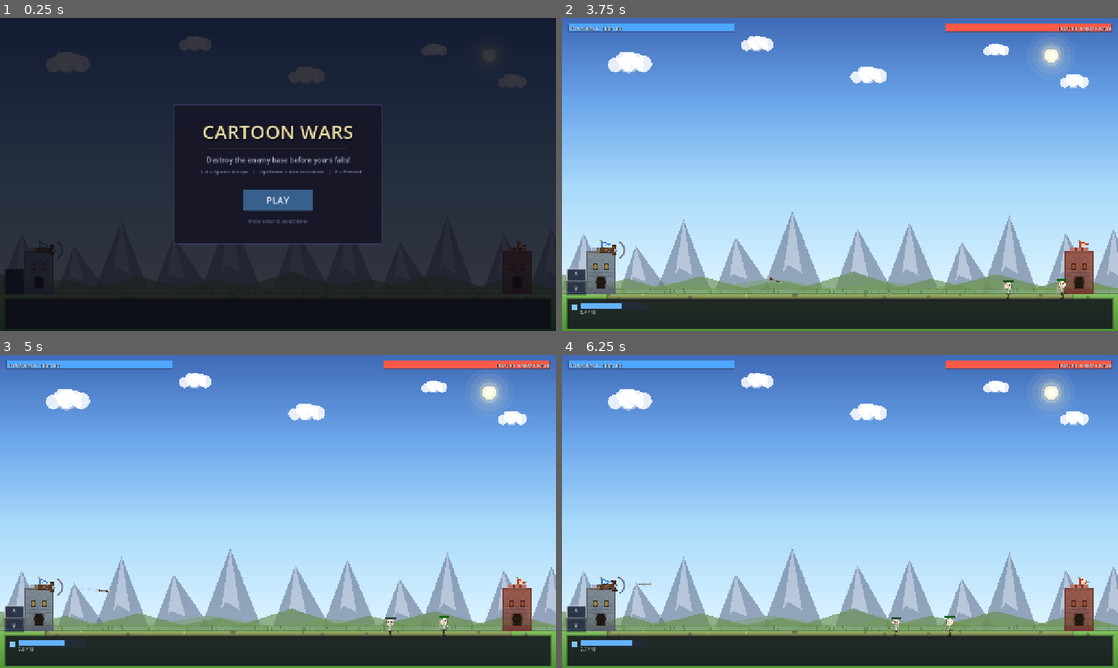
Above: before the commit, frames 1-4 (two rows, left to right).
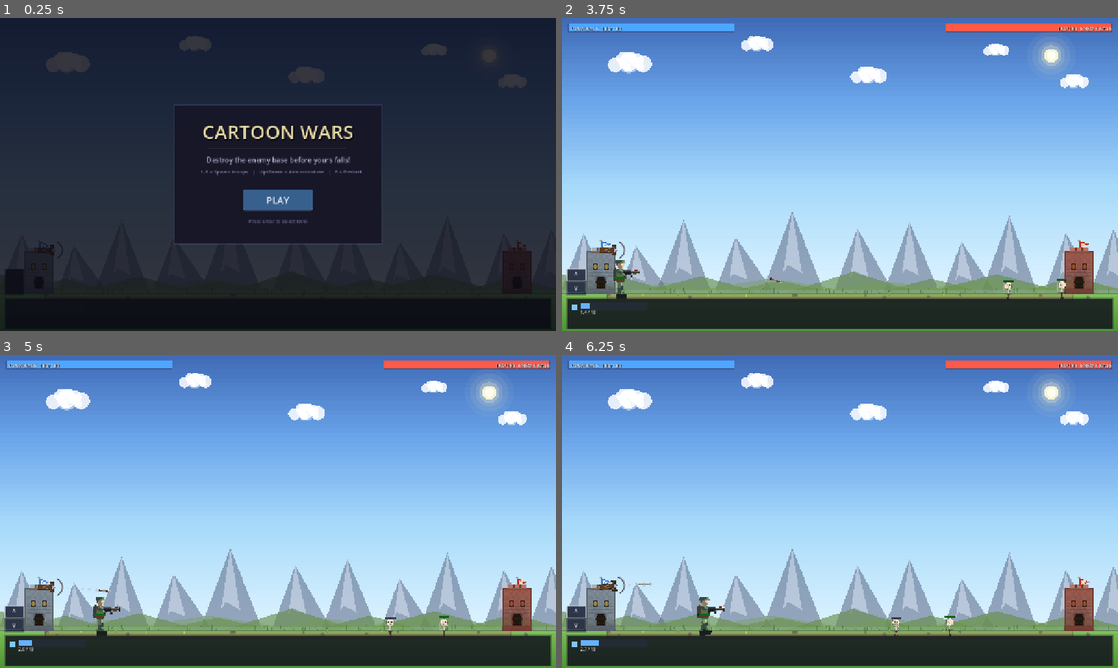
Above: after the commit, the same moments.

Repository: Caspian-X/cartoon-wars
Game: Godot game, scene res://scenes/main.tscn
Same seed, same stepped clock (60 frames per second), same inputs: the game is played once before the commit and once after it.
Inputs (mouse positions are in pixels of both pictures, inside the frame that each line leads up to):
- Up to frame 1 (0.25 s): no input
- Up to frame 2 (3.75 s): click "PLAY" at 0.5 s; click "The Beginning Repel the enemy…" at 1.25 s; click "^" at 2 s; click "v" at 2.75 s; tap Enter at 3.5 s; move the mouse to (962, 158) at 3.52 s; hold Up from 3.53 s (still down); tap 5 at 3.6 s; click (962, 158) at 3.67 s
- Up to frame 3 (5 s): release Up at 4.25 s; drag from (166, 527) to (250, 574) at 4.27 s
- Up to frame 4 (6.25 s): move the mouse to (895, 442) at 5.02 s; hold Up 5.03-5.75 s; tap Enter at 5.1 s; tap 5 at 5.3 s; drag from (812, 574) to (673, 464) at 5.77 s

The runs differ from the first frame. In frame 1, less than 0.1% of the frame differs, in the area x 37-38%, y 48-50%; in frame 2, 0.4%; in frame 3, 0.4%, in the area x 3-81%, y 77-95%; in frame 4, 0.4%.

Commit message:
moved around a bunch of stuff

Diff:
--- /dev/null
+++ b/scenes/units/soldier_flamethrower_model.tscn
@@ -0,0 +1,11 @@
+[gd_scene load_steps=2 format=3]
+
+[ext_resource type="PackedScene" path="res://assets/models/characters/soldier_flamethrower.glb" id="1_model"]
+
+[node name="SoldierFlamethrowerModel" type="Node3D"]
+
+[node name="Model" parent="." instance=ExtResource("1_model")]
+
+[node name="Camera" type="Camera3D" parent="."]
+projection = 1
+size = 4.1
--- a/scripts/game.gd
+++ b/scripts/game.gd
@@ -52,6 +52,12 @@
 		"atk_interval": 1.4, "range": 0.024, "speed": 0.05, "weapon": "melee",
 		"scale": 0.17, "foot_offset": 0.93,
 		"sprite_path": "res://assets/sprites/broadsword.png",
+	},
+	{
+		"key": "soldier_flamethrower", "name": "Flamer", "cost": 5, "hp": 48.0, "dmg": 14.0,
+		"atk_interval": 0.65, "range": 0.10, "speed": 0.075, "weapon": "flame",
+		"aoe_range": 0.065, "scale": 0.15, "foot_offset": 0.93,
+		"model_path": "res://assets/models/characters/soldier_flamethrower.glb",
 	},
 ]
 
@@ -227,6 +233,8 @@
 
 		if target or target_is_base:
 			troop.state = "attack"
+			if String(d.get("weapon", "melee")) == "flame":
+				_spawn_flame_particles(troop)
 			troop.atk_timer -= dt
 			if troop.atk_timer <= 0.0:
 				troop.atk_timer = float(d.get("atk_interval", 1.0))
@@ -234,6 +242,8 @@
 					var weapon: String = String(d.get("weapon", "melee"))
 					if weapon == "bow" or weapon == "magic":
 						_spawn_projectile(troop, target, d)
+					elif weapon == "flame":
+						_damage_flame_area(troop, target, d)
 					else:
 						target.take_damage(float(d.get("dmg", 5.0)))
 						_spawn_hit_particles(target, false)
@@ -338,6 +348,22 @@
 		_particles.spawn(troop.position.x, troop.position.y - 16.0, Color(1.0, 0.84, 0.31), 4, 8.0)
 
 
+func _spawn_flame_particles(troop: Troop) -> void:
+	var facing := 1.0 if troop.side == "player" else -1.0
+	_particles.spawn_flame(troop.position + Vector2(24.0 * facing, -25.0), facing, 2)
+
+
+func _damage_flame_area(attacker: Troop, primary: Troop, d: Dictionary) -> void:
+	var radius: float = float(d.get("aoe_range", 0.05))
+	var damage: float = float(d.get("dmg", 5.0))
+	for target in troops:
+		if not is_instance_valid(target) or not target.alive or target.side == attacker.side:
+			continue
+		if abs(target.frac - primary.frac) <= radius:
+			target.take_damage(damage)
+			_spawn_hit_particles(target, true, "flame")
+
+
 func _nearest_enemy(troop: Troop) -> Troop:
 	var best: Troop = null
 	var best_dist: float = INF
@@ -464,6 +490,7 @@
 			KEY_2: try_spawn(1)
 			KEY_3: try_spawn(2)
 			KEY_4: try_spawn(3)
+			KEY_5: try_spawn(4)
 			KEY_UP: _on_aim_changed(-0.05)
 			KEY_DOWN: _on_aim_changed(0.05)
 			KEY_R: start_game()
--- a/scripts/hud.gd
+++ b/scripts/hud.gd
@@ -146,6 +146,7 @@
 		Color(0.20, 0.60, 0.30),
 		Color(0.45, 0.25, 0.65),
 		Color(0.65, 0.18, 0.18),
+		Color(0.90, 0.38, 0.08),
 	]
 
 	for i in n:
@@ -285,7 +286,7 @@
 	panel.add_child(sub)
 
 	var controls := Label.new()
-	controls.text = "1-4 = Spawn troops   |   Up/Down = Aim crossbow   |   R = Restart"
+	controls.text = "1-5 = Spawn troops   |   Up/Down = Aim crossbow   |   R = Restart"
 	controls.position = Vector2(0.0, 145.0)
 	controls.size = Vector2(480.0, 24.0)
 	controls.horizontal_alignment = HORIZONTAL_ALIGNMENT_CENTER
--- a/scripts/particles.gd
+++ b/scripts/particles.gd
@@ -18,12 +18,33 @@
 		})
 
 
+func spawn_flame(origin: Vector2, facing: float, count: int = 2) -> void:
+	for i in count:
+		var life := randf_range(0.18, 0.34)
+		particles.append({
+			"x": origin.x,
+			"y": origin.y + randf_range(-2.5, 2.5),
+			"vx": randf_range(105.0, 175.0) * facing,
+			"vy": randf_range(-24.0, 18.0),
+			"life": life,
+			"max_life": life,
+			"color": Color(1.0, randf_range(0.22, 0.72), 0.04),
+			"size": randf_range(2.5, 5.5),
+			"flame": true,
+		})
+
+
 func update_particles(dt: float) -> void:
 	var keep: Array = []
 	for p in particles:
-		p["x"] = float(p["x"]) + float(p["vx"])
-		p["y"] = float(p["y"]) + float(p["vy"])
-		p["vy"] = float(p["vy"]) + 0.12
+		if bool(p.get("flame", false)):
+			p["x"] = float(p["x"]) + float(p["vx"]) * dt
+			p["y"] = float(p["y"]) + float(p["vy"]) * dt
+			p["vy"] = float(p["vy"]) - 18.0 * dt
+		else:
+			p["x"] = float(p["x"]) + float(p["vx"])
+			p["y"] = float(p["y"]) + float(p["vy"])
+			p["vy"] = float(p["vy"]) + 0.12
 		p["life"] = float(p["life"]) - dt
 		if float(p["life"]) > 0.0:
 			keep.append(p)
--- a/scripts/troop.gd
+++ b/scripts/troop.gd
@@ -1,5 +1,7 @@
 class_name Troop
 extends Node2D
+
+const FLAMETHROWER_MODEL := preload("res://scenes/units/soldier_flamethrower_model.tscn")
 
 var side: String = "player"
 var type_idx: int = 0
@@ -16,6 +18,10 @@
 
 var bg_bar: ColorRect
 var fill_bar: ColorRect
+var character_sprite: Sprite2D
+var character_model: Node3D
+var character_model_position: Vector3
+var animated_parts: Dictionary = {}
 
 
 func setup(p_side: String, p_type_idx: int, p_data: Dictionary) -> void:
@@ -31,6 +37,52 @@
 
 
 func _ready() -> void:
+	if String(data.get("key", "")) == "soldier_flamethrower":
+		var viewport := SubViewport.new()
+		viewport.size = Vector2i(256, 256)
+		viewport.transparent_bg = true
+		viewport.own_world_3d = true
+		viewport.world_3d = World3D.new()
+		viewport.render_target_update_mode = SubViewport.UPDATE_ALWAYS
+		add_child(viewport)
+		var environment := Environment.new()
+		environment.ambient_light_source = Environment.AMBIENT_SOURCE_COLOR
+		environment.ambient_light_color = Color(0.72, 0.78, 0.9)
+		environment.ambient_light_energy = 1.1
+		var world_environment := WorldEnvironment.new()
+		world_environment.environment = environment
+		viewport.add_child(world_environment)
+		var key_light := DirectionalLight3D.new()
+		key_light.rotation_degrees = Vector3(-42.0, -28.0, 0.0)
+		key_light.light_color = Color(1.0, 0.91, 0.78)
+		key_light.light_energy = 1.6
+		key_light.shadow_enabled = true
+		viewport.add_child(key_light)
+		var model_scene := FLAMETHROWER_MODEL.instantiate()
+		viewport.add_child(model_scene)
+		var model_camera := model_scene.get_node_or_null("Camera") as Camera3D
+		if model_camera:
+			model_camera.projection = Camera3D.PROJECTION_ORTHOGONAL
+			model_camera.size = 4.1
+			model_camera.position = Vector3(6.0, 1.65, 0.0)
+			model_camera.look_at_from_position(model_camera.position, Vector3(0.0, 1.55, 0.0), Vector3.UP)
+			model_camera.current = true
+		character_model = model_scene.get_node_or_null("Model/Soldier_Root") as Node3D
+		character_model_position = character_model.position
+		for part_name in [
+			"UpperLeg_L", "UpperLeg_R", "LowerLeg_L", "LowerLeg_R",
+			"KneePad_L", "KneePad_R", "Boot_L", "Boot_R", "Torso",
+			"Head", "Flamethrower_Root", "Hand_L", "Hand_R",
+		]:
+			var part := character_model.get_node_or_null(part_name) as Node3D
+			if part:
+				animated_parts[part_name] = {"node": part, "transform": part.transform}
+		character_sprite = Sprite2D.new()
+		character_sprite.texture = viewport.get_texture()
+		character_sprite.flip_h = side == "player"
+		character_sprite.position = Vector2(0.0, -31.0)
+		character_sprite.scale = Vector2(0.46, 0.46)
+		add_child(character_sprite)
 	bg_bar = ColorRect.new()
 	add_child(bg_bar)
 	fill_bar = ColorRect.new()
@@ -48,7 +100,79 @@
 	phase += dt * 10.0
 	if hit_flash > 0.0:
 		hit_flash -= dt
+	if character_sprite:
+		var bob: float = -abs(sin(phase)) * 2.5 if state == "walk" else 0.0
+		var recoil: float = sin(phase * 2.0) * 1.5 if state == "attack" else 0.0
+		var facing: float = 1.0 if side == "player" else -1.0
+		character_sprite.position = Vector2(recoil * facing, -31.0 + bob)
+		character_sprite.rotation = 0.0
+		character_sprite.modulate = Color.WHITE if hit_flash <= 0.0 else Color(1.0, 0.72, 0.45)
+		if character_model:
+			character_model.position = character_model_position + Vector3(0.0, bob * 0.006, 0.0)
+			character_model.rotation = Vector3.ZERO
+			_animate_character_parts()
 	queue_redraw()
+
+
+func _animate_character_parts() -> void:
+	for part_data in animated_parts.values():
+		var part: Node3D = part_data["node"]
+		part.transform = part_data["transform"]
+
+	var upper_l: Node3D = animated_parts["UpperLeg_L"]["node"]
+	var upper_r: Node3D = animated_parts["UpperLeg_R"]["node"]
+	var lower_l: Node3D = animated_parts["LowerLeg_L"]["node"]
+	var lower_r: Node3D = animated_parts["LowerLeg_R"]["node"]
+	var knee_l: Node3D = animated_parts["KneePad_L"]["node"]
+	var knee_r: Node3D = animated_parts["KneePad_R"]["node"]
+	var boot_l: Node3D = animated_parts["Boot_L"]["node"]
+	var boot_r: Node3D = animated_parts["Boot_R"]["node"]
+	var torso: Node3D = animated_parts["Torso"]["node"]
+	var head: Node3D = animated_parts["Head"]["node"]
+	var weapon: Node3D = animated_parts["Flamethrower_Root"]["node"]
+	var hand_l: Node3D = animated_parts["Hand_L"]["node"]
+	var hand_r: Node3D = animated_parts["Hand_R"]["node"]
+
+	if state == "walk":
+		var left_stride: float = sin(phase)
+		var right_stride: float = -left_stride
+		var left_lift: float = max(0.0, left_stride)
+		var right_lift: float = max(0.0, right_stride)
+
+		upper_l.rotation.x += left_stride * 0.42
+		upper_r.rotation.x += right_stride * 0.42
+		lower_l.rotation.x += left_stride * 0.18 + left_lift * 0.34
+		lower_r.rotation.x += right_stride * 0.18 + right_lift * 0.34
+
+		lower_l.position += Vector3(0.0, left_lift * 0.06, left_stride * 0.10)
+		lower_r.position += Vector3(0.0, right_lift * 0.06, right_stride * 0.10)
+		knee_l.position += Vector3(0.0, left_lift * 0.05, left_stride * 0.08)
+		knee_r.position += Vector3(0.0, right_lift * 0.05, right_stride * 0.08)
+		boot_l.position += Vector3(0.0, left_lift * 0.13, left_stride * 0.18)
+		boot_r.position += Vector3(0.0, right_lift * 0.13, right_stride * 0.18)
+		boot_l.rotation.x += left_stride * 0.20
+		boot_r.rotation.x += right_stride * 0.20
+
+		var counter_sway: float = sin(phase) * 0.035
+		torso.rotation.z += counter_sway
+		head.rotation.z -= counter_sway * 0.55
+		weapon.rotation.z += counter_sway * 0.65
+		hand_l.rotation.z += counter_sway * 0.65
+		hand_r.rotation.z += counter_sway * 0.65
+	else:
+		var recoil: float = (sin(phase * 2.0) + 1.0) * 0.5
+		var recoil_offset := Vector3(0.0, recoil * 0.018, recoil * 0.075)
+		weapon.position += recoil_offset
+		hand_l.position += recoil_offset
+		hand_r.position += recoil_offset
+		weapon.rotation.x -= recoil * 0.045
+		hand_l.rotation.x -= recoil * 0.045
+		hand_r.rotation.x -= recoil * 0.045
+		torso.rotation.x += recoil * 0.025
+		upper_l.rotation.z -= 0.06
+		upper_r.rotation.z += 0.06
+		boot_l.position.x -= 0.04
+		boot_r.position.x += 0.04
 
 
 func _draw() -> void:
@@ -74,6 +198,9 @@
 	var acc_col: Color
 
 	var key: String = String(data.get("key", "spearman"))
+	if key == "soldier_flamethrower":
+		_draw_hp_bar(s)
+		return
 	match key:
 		"spearman":
 			body_col = Color(0.25, 0.45, 0.75)
Binary file added: assets/models/characters/soldier_flamethrower.glb
Not shown, added: assets/models/characters/soldier_flamethrower.glb.import
Not shown, added: blender/.gdignore
Binary file changed: blender/soldier_flamethrower_preview.png
Not shown, changed: .DS_Store
Not shown, changed: AGENTS.md
Not shown, added: docs/blender-models-in-godot.md
Not shown, changed: docs/gamespec.md
